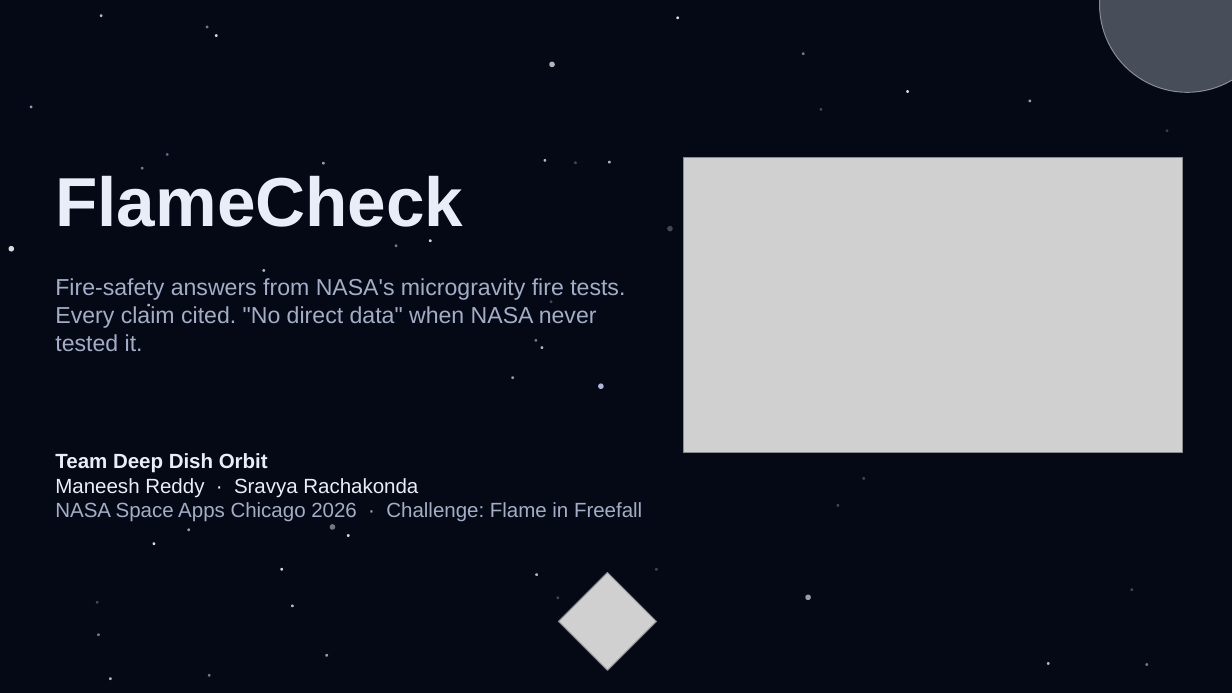
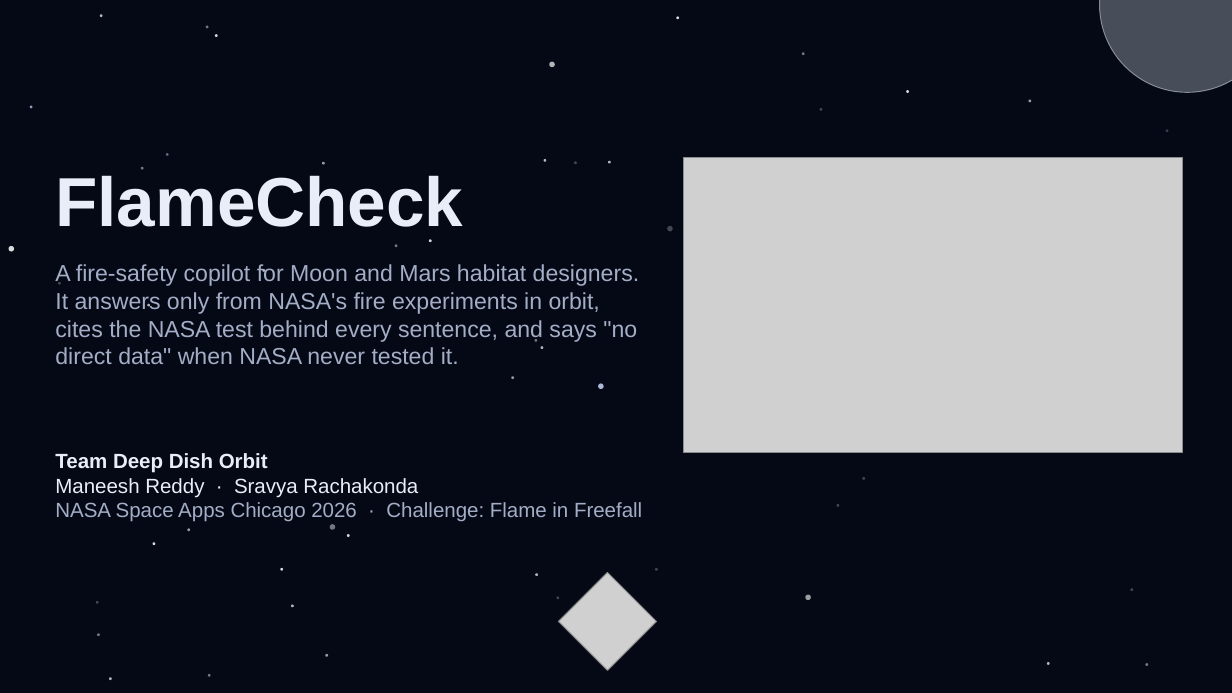
Before and after one commit to ManeeshJupalle/Deep-Dish-Orbit, a slide deck: slide 1 of story/FlameCheck_Slides.pptx. Drawn at 1232x693 pixels with LibreOffice and Linux fonts; fonts in the diff are those of the drawing; grey boxes stand for pictures. Boxes give left, top, right and bottom in pixels: in the first picture for what was removed or moved away, otherwise in the second. Text is boxed around its words. In the diff, an @@ line names an element or a change of style, - is before the commit and + after.

```diff
--- a/story/FlameCheck_Slides.pptx
+++ b/story/FlameCheck_Slides.pptx
@@ text at [55, 264, 639, 364]: text changed @@
-Fire-safety answers from NASA's microgravity fire tests. Every claim cited. "No direct data" when NASA never tested it.
+A fire-safety copilot for Moon and Mars habitat designers. It answers only from NASA's fire experiments in orbit, cites the NASA test behind every sentence, and says "no direct data" when NASA never tested it.
```
Also in this commit, not shown: 3 other slides changed, 2 other files.
